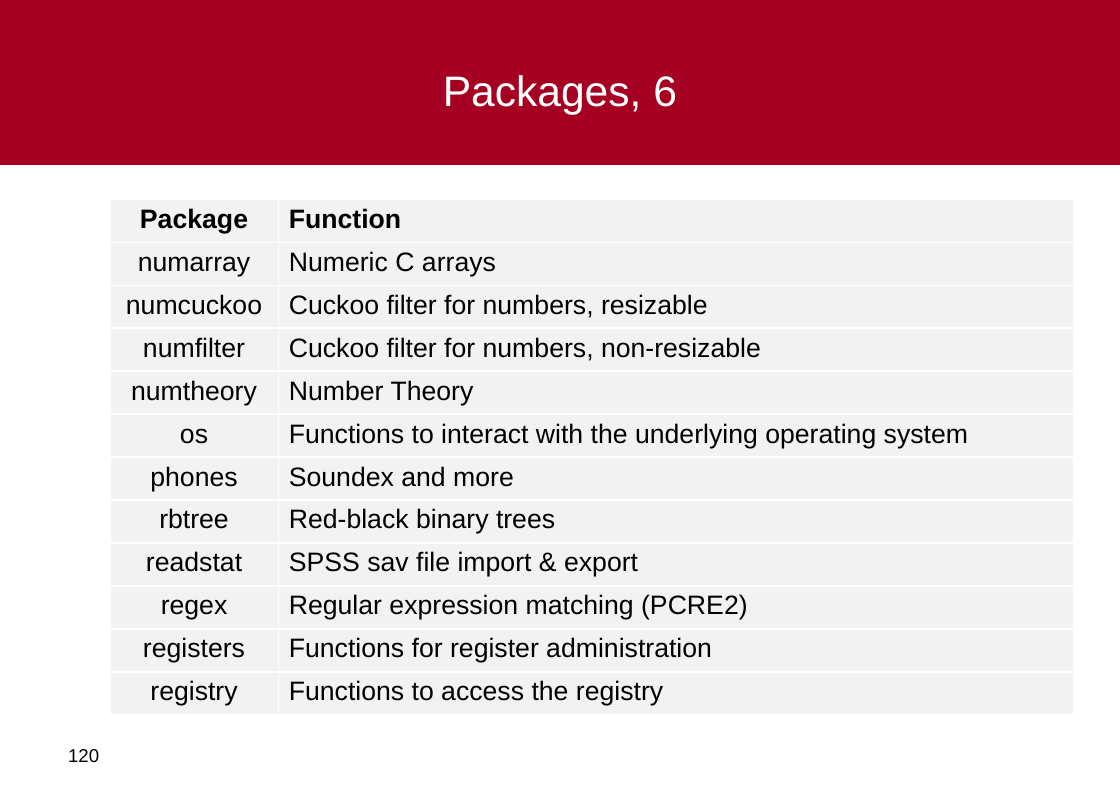
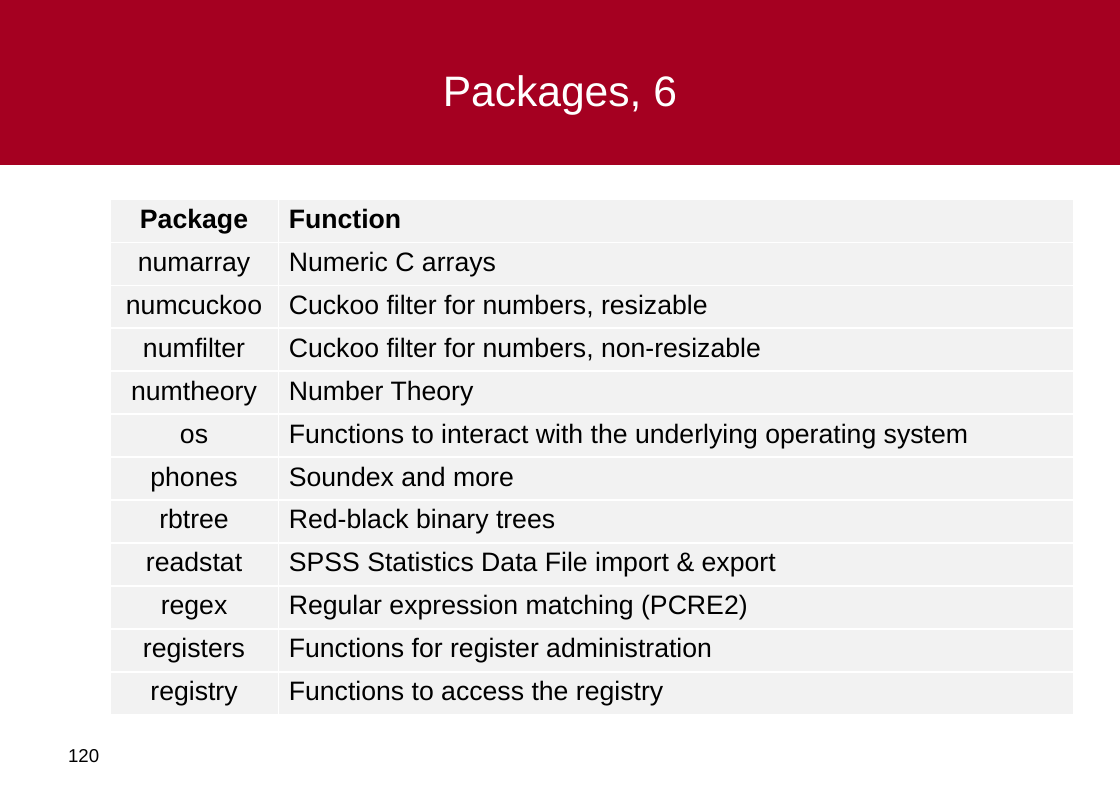
Before and after one commit to al-agena/Agena, a slide deck: slide 120 of doc/agena-crashcourse.ppt. Drawn at 1120x792 pixels with LibreOffice and Linux fonts; fonts in the diff are those of the drawing; background and template pictures are left out. Boxes give left, top, right and bottom in pixels: in the first picture for what was removed or moved away, otherwise in the second. Text is boxed around its words. In the diff, an @@ line names an element or a change of style, - is before the commit and + after.

```diff
--- a/doc/agena-crashcourse.ppt
+++ b/doc/agena-crashcourse.ppt
@@ table at [110,199,1073,712] @@
-row 9, column 2: SPSS sav file import & export
+row 9, column 2: SPSS Statistics Data File import & export
```
Also in this commit, not shown: 1 other slide changed, 6 other files.
